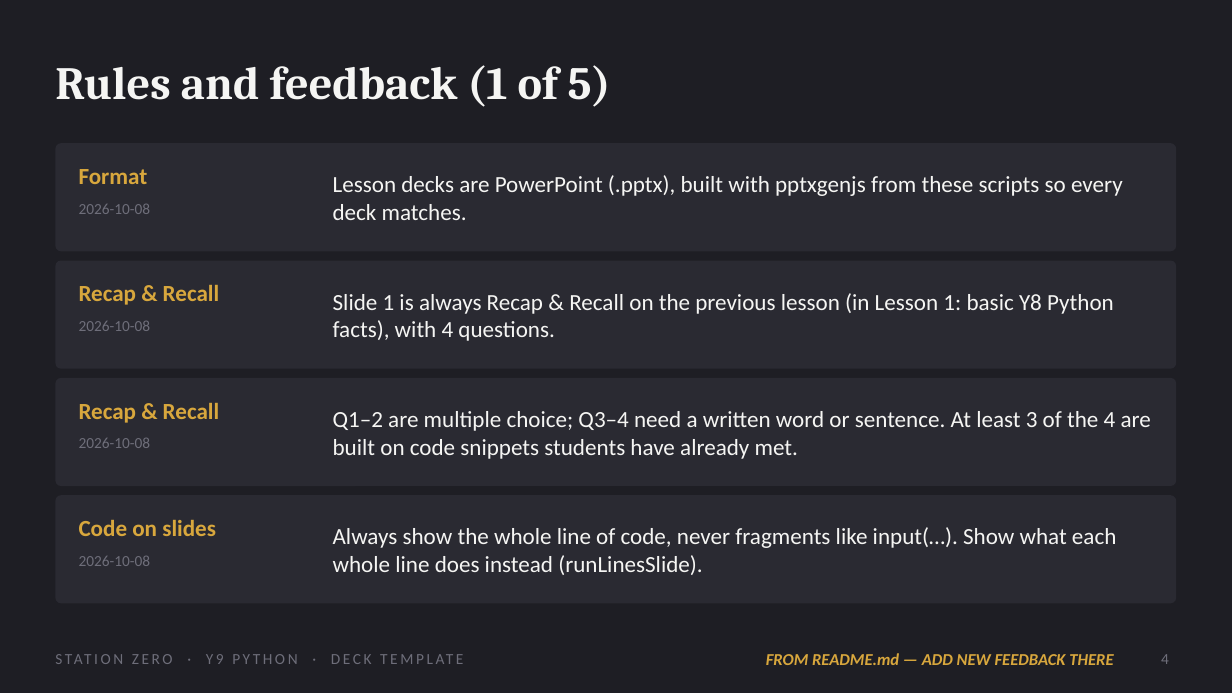
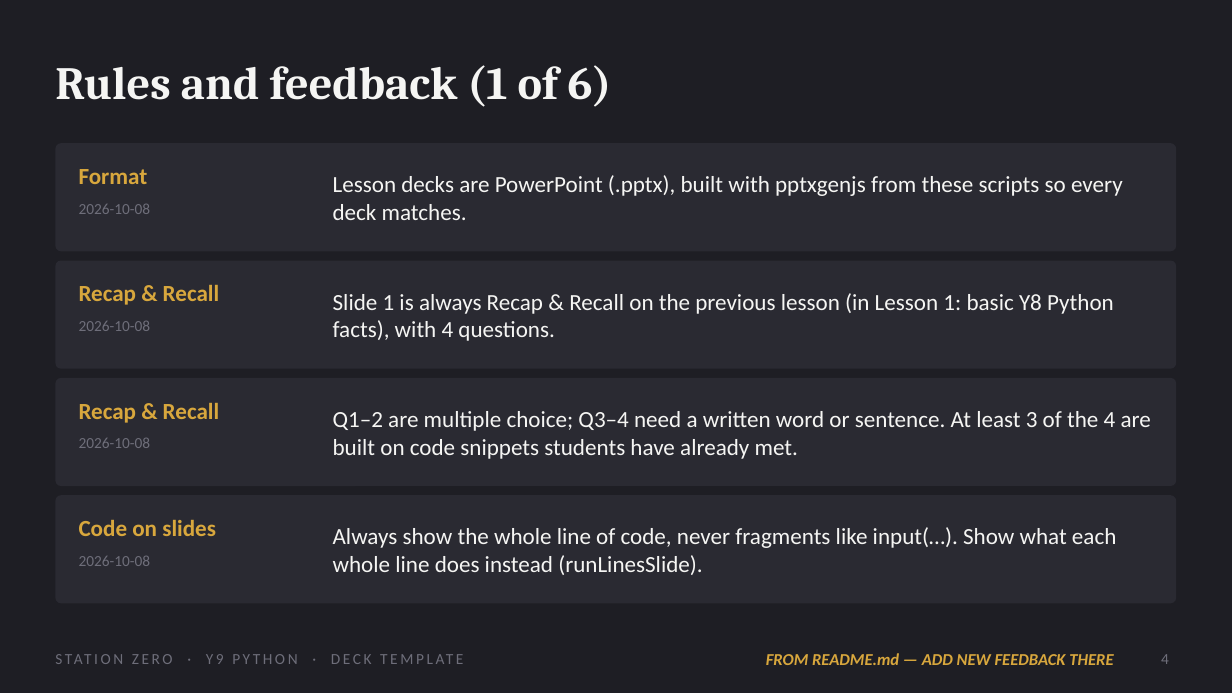
Before and after one commit to OGAComputing/interactive, a slide deck: slide 4 of _presentations/Y9_Python/Y9_Python_Deck_Template.pptx. Drawn at 1232x693 pixels with LibreOffice and Linux fonts; fonts in the diff are those of the drawing. Boxes give left, top, right and bottom in pixels: in the first picture for what was removed or moved away, otherwise in the second. Text is boxed around its words. In the diff, an @@ line names an element or a change of style, - is before the commit and + after.

```diff
--- a/_presentations/Y9_Python/Y9_Python_Deck_Template.pptx
+++ b/_presentations/Y9_Python/Y9_Python_Deck_Template.pptx
@@ title at bbox=[55, 65, 612, 107]: text changed @@
-Rules and feedback (1 of 5)
+Rules and feedback (1 of 6)
```
Also in this commit, not shown: 5 other slides changed, 1 slide added, 5 other files.
